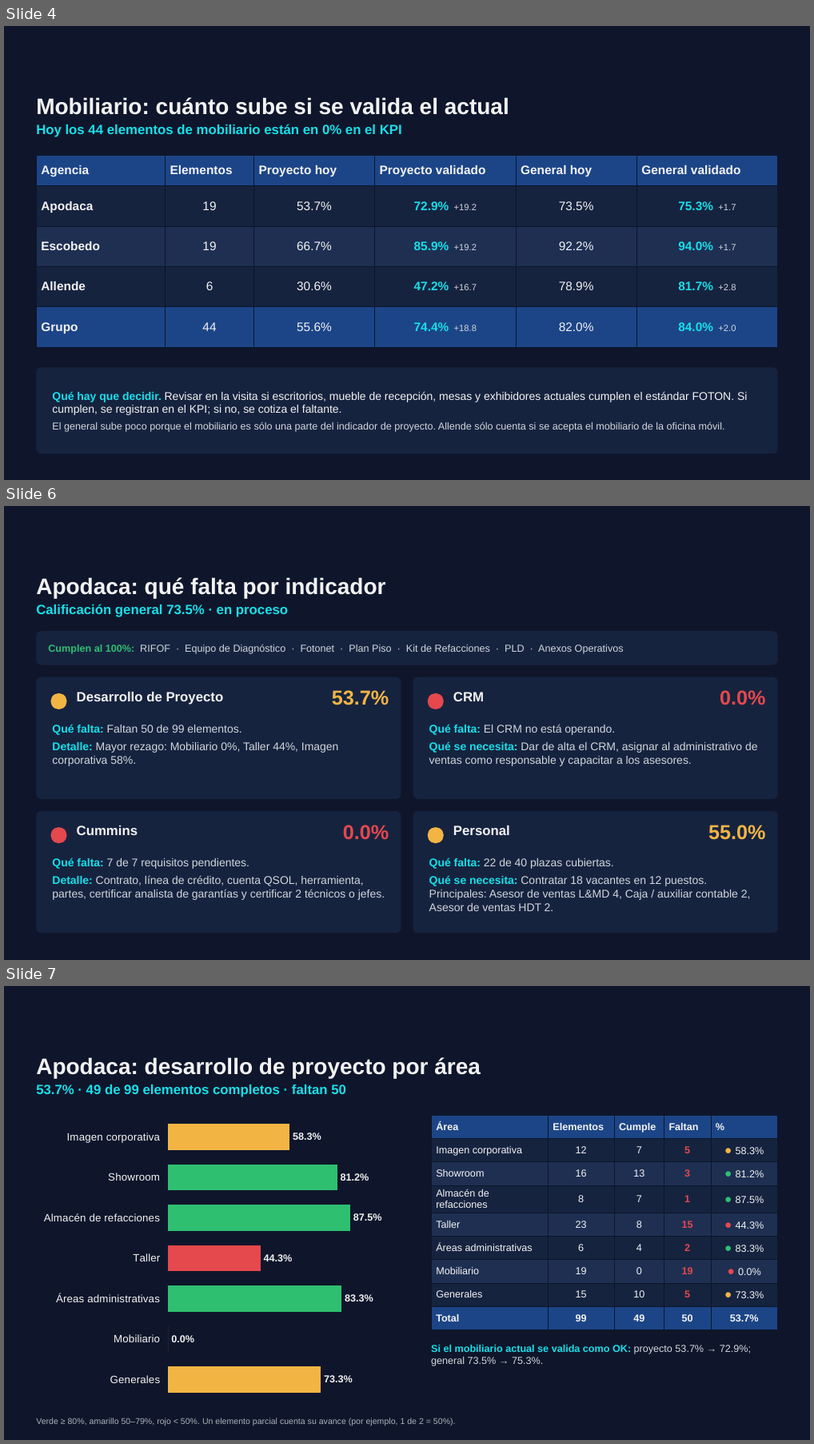
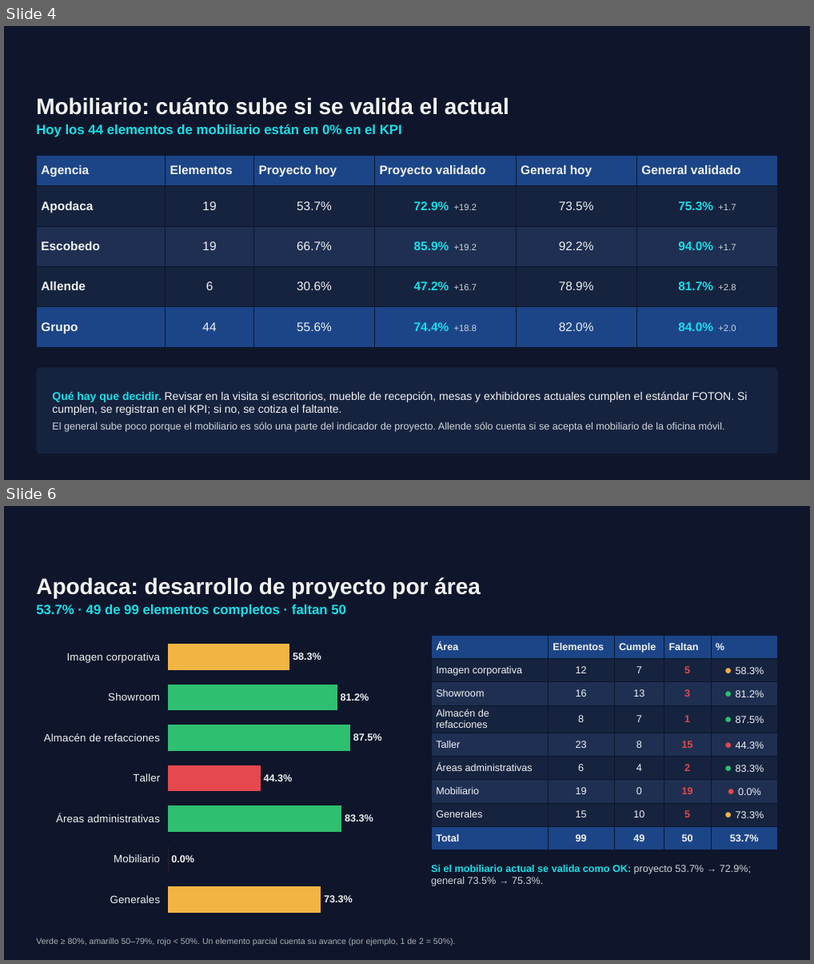
Before and after one commit to ReneDiz/Estatus-Distribuidores, a slide deck: presentacion/Grupo_Velcen_Estatus_nov2026.pptx. Shown one above the other, each under a label of ours: slides 4, 6 and 7 before the commit, slides 4 and 6 after it; the slides between them are not shown. The pictures are 814x1444 and 814x964 pixels, drawn with LibreOffice and Linux fonts; fonts in the diff are those of the drawing; background and template pictures are left out. Boxes give left, top, right and bottom in pixels: in the first picture for what was removed or moved away, otherwise in the second. Text is boxed around its words. In the diff, an @@ line names an element or a change of style, - is before the commit and + after.

```diff
--- a/presentacion/Grupo_Velcen_Estatus_nov2026.pptx
+++ b/presentacion/Grupo_Velcen_Estatus_nov2026.pptx
@@ slide 6 removed at (4,506,810,960), background picture (left out); not listed: 1 template element that a slide beside it also shows @@
@@ text removed at (36,577,386,598) @@
-Apodaca: qué falta por indicador
@@ text removed at (36,604,288,617) @@
-Calificación general 73.5% · en proceso
@@ rounded rectangle removed at (36,631,778,665) @@
@@ text removed at (48,644,624,654) @@
-Cumplen al 100%: RIFOF · Equipo de Diagnóstico · Fotonet · Plan Piso · Kit de Refacciones · PLD · Anexos Operativos
@@ rounded rectangle removed at (36,677,401,799) @@
@@ ellipse removed at (50,693,67,709) @@
@@ text removed at (77,692,224,704) @@
-Desarrollo de Proyecto
@@ text removed at (332,690,389,705) @@
-53.7%
@@ rounded rectangle removed at (414,677,778,799) @@
@@ ellipse removed at (427,693,443,709) @@
@@ text removed at (454,692,484,701) @@
-CRM
@@ text removed at (720,690,766,705) @@
-0.0%
@@ text removed at (52,724,339,766) @@
-Qué falta: Faltan 50 de 99 elementos.
-Detalle: Mayor rezago: Mobiliario 0%, Taller 44%, Imagen corporativa 58%.
@@ text removed at (430,724,758,766) @@
-Qué falta: El CRM no está operando.
-Qué se necesita: Dar de alta el CRM, asignar al administrativo de ventas como responsable y capacitar a los asesores.
@@ rounded rectangle removed at (36,811,401,932) @@
@@ rounded rectangle removed at (414,811,778,932) @@
@@ ellipse removed at (50,827,67,843) @@
@@ text removed at (77,825,138,835) @@
-Cummins
@@ text removed at (343,824,389,840) @@
-0.0%
@@ ellipse removed at (427,827,443,843) @@
@@ text removed at (454,825,510,835) @@
-Personal
@@ text removed at (709,824,766,840) @@
-55.0%
@@ text removed at (52,857,385,900) @@
-Qué falta: 7 de 7 requisitos pendientes.
-Detalle: Contrato, línea de crédito, cuenta QSOL, herramienta, partes, certificar analista de garantías y certificar 2 técnicos o jefes.
@@ text removed at (430,857,751,911) @@
-Qué falta: 22 de 40 plazas cubiertas.
-Qué se necesita: Contratar 18 vacantes en 12 puestos. Principales: Asesor de ventas L&MD 4, Caja / auxiliar contable 2, Asesor de ventas HDT 2.
@@ what was slide 7 is now slide 6 @@
```
Also in this commit, not shown: 9 slides changed, 7 slides added, 3 other slides removed, 3 other files.
